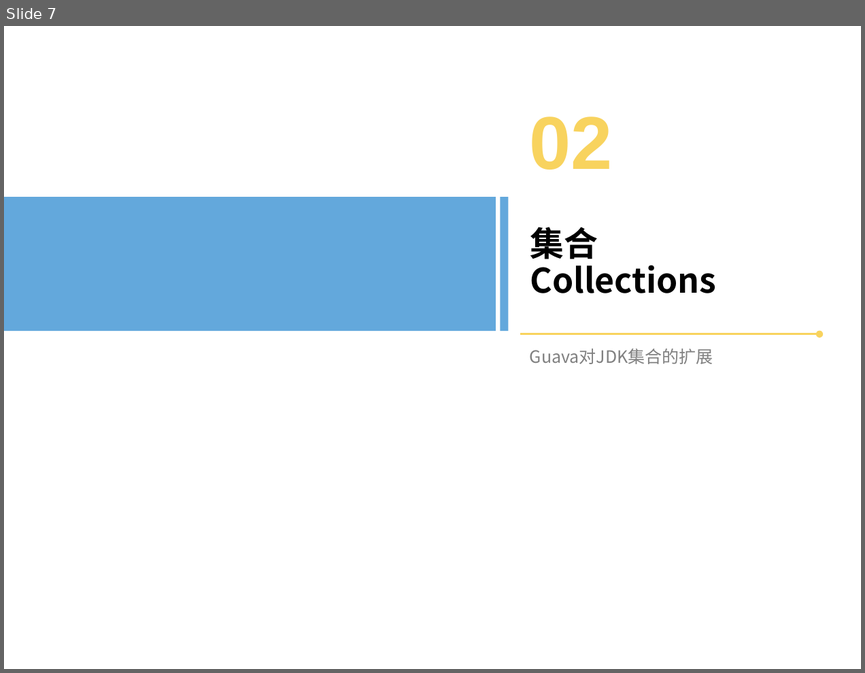
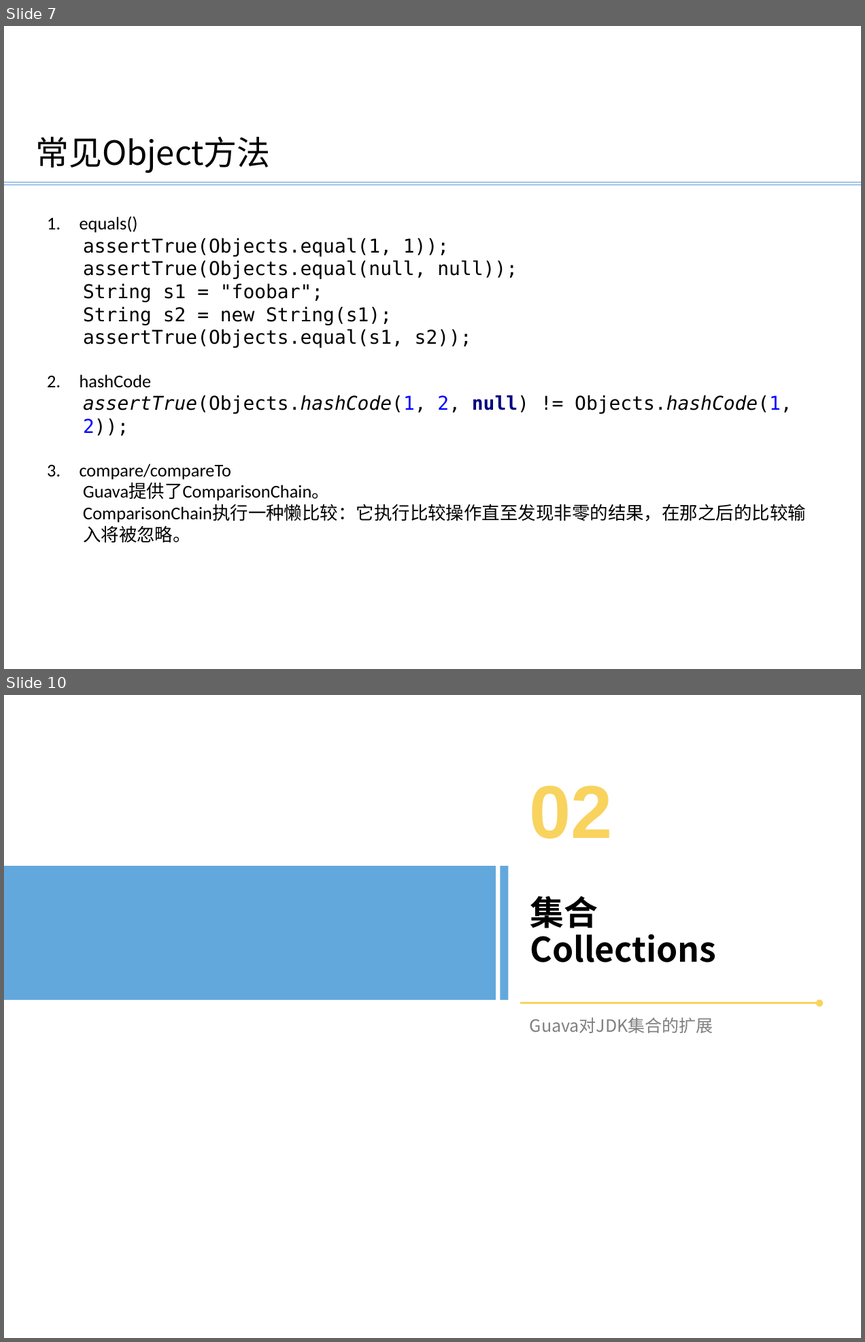
Before and after one commit to bxguo/guava, a slide deck: Guava介绍.pptx. Shown one above the other, each under a label of ours: slide 7 before the commit, slides 7 and 10 after it; the slides between them are not shown. The pictures are 865x673 and 865x1342 pixels, drawn with LibreOffice and Linux fonts; fonts in the diff are those of the drawing; background and template pictures are left out. Boxes give left, top, right and bottom in pixels: in the first picture for what was removed or moved away, otherwise in the second. Text is boxed around its words. In the diff, an @@ line names an element or a change of style, - is before the commit and + after.

```diff
--- a/Guava介绍.pptx
+++ b/Guava介绍.pptx
@@ slide 7 added at box(4, 26, 861, 669), background #FFFFFF @@
@@ text added at box(35, 136, 271, 173), 28 pt, text #000000 @@
+常见Object方法
@@ line added from (4, 182) to (861, 182), #5B9BD5 0.5 pt @@
@@ line added from (4, 184) to (861, 184), #5B9BD5 0.5 pt @@
@@ text added at box(79, 216, 806, 542), 16 pt, text #000000 @@
+1. equals()
+  assertTrue(Objects.equal(1, 1));
+  assertTrue(Objects.equal(null, null));
+  String s1 = "foobar";
+  String s2 = new String(s1);
+  assertTrue(Objects.equal(s1, s2));
+2. hashCode
+  assertTrue(Objects.hashCode(1, 2, null) != Objects.hashCode(1, 2));
+3. compare/compareTo
+  Guava提供了ComparisonChain。
+  ComparisonChain执行一种懒比较：它执行比较操作直至发现非零的结果，在那之后的比较输入将被忽略。
@@ what was slide 7 is now slide 10 @@
```
Also in this commit, not shown: 1 slide changed, 6 other slides added, 1 other file.
